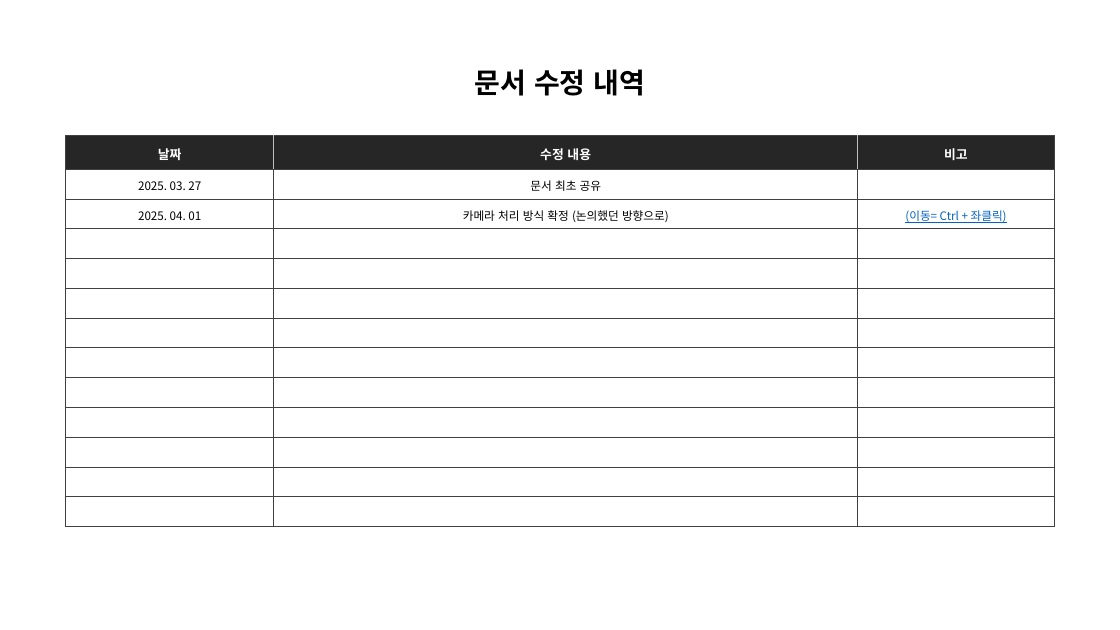
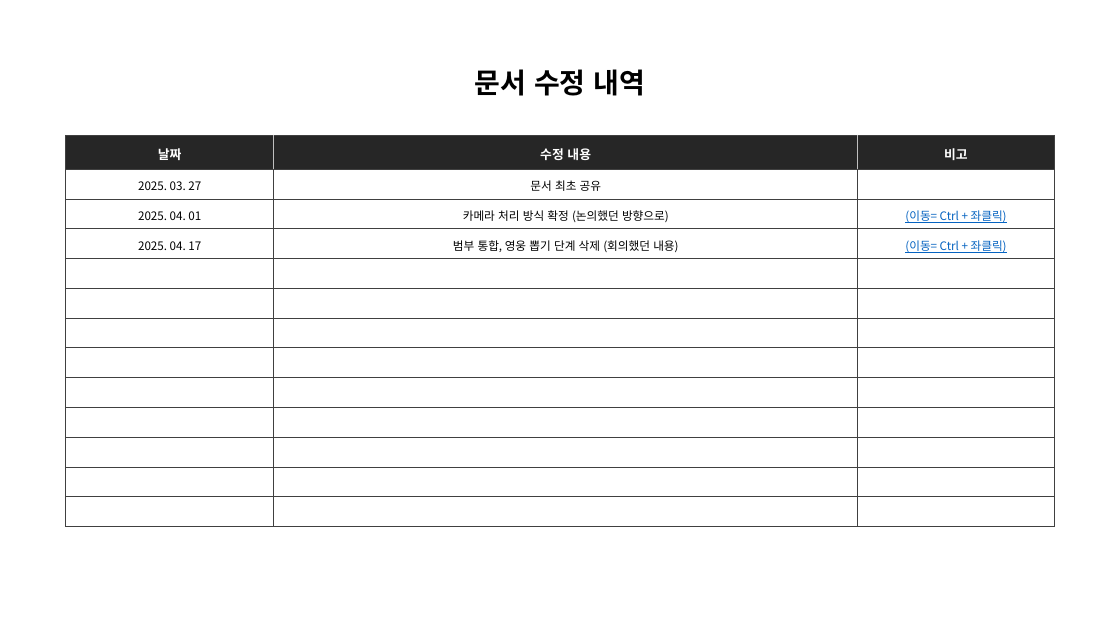
Before and after one commit to scorchLand/kci, a slide deck: slide 1 of 기획서/트럭 문서.pptx. Drawn at 1120x630 pixels with LibreOffice and Linux fonts; fonts in the diff are those of the drawing. Boxes give left, top, right and bottom in pixels: in the first picture for what was removed or moved away, otherwise in the second. Text is boxed around its words. In the diff, an @@ line names an element or a change of style, - is before the commit and + after.

Commit message:
[0.0.1/기획] 수정된 기획에 따라 문서 갱신 (범부 영웅 통일, 뽑기 개선)

```diff
--- a/기획서/트럭 문서.pptx
+++ b/기획서/트럭 문서.pptx
@@ table at [66, 135, 1054, 527] @@
+row 4: 2025. 04. 17 | 범부 통합, 영웅 뽑기 단계 삭제 (회의했던 내용) | (이동= Ctrl + 좌클릭)
-row 13:  |  | 
```
Also in this commit, not shown: 19 other slides changed, 1 slide added, 1 slide removed.
